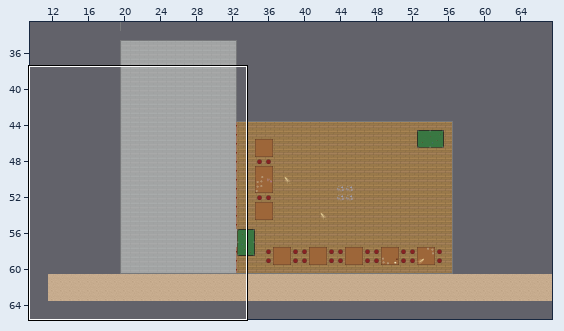
Two versions of a level (Tiled map, core/assets/maps/Boss Level 1.tmx). The picture above shows the old version from afar; the outline marks the close-up.
Close-up. As it was:
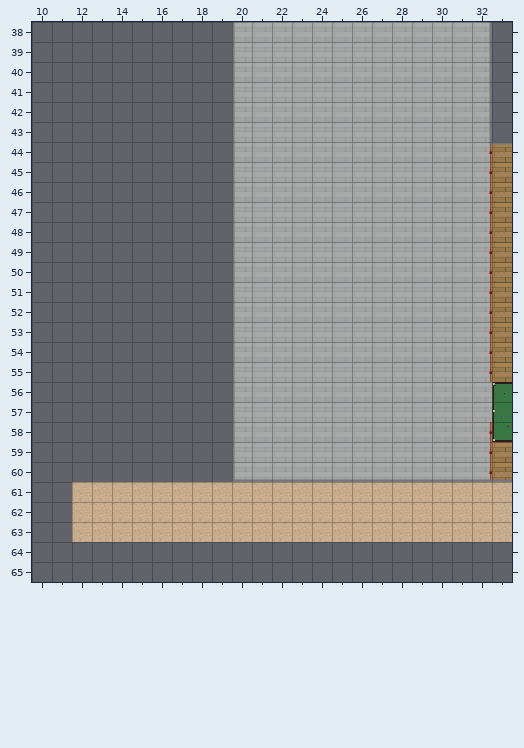
Cells are 32x32 px. Shown: x 10..33, y 38..65. The commit also changed other parts of the map, which this record leaves out.
After:
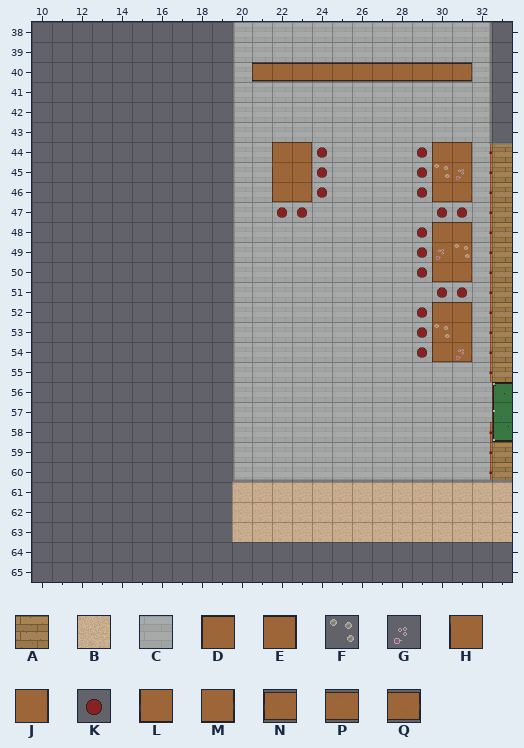
Key: from "finaltileset": A 8, B 54, C 57, D 322, E 324, F 336, G 337, H 345, J 347, K 358, L 368, M 370, N 381, P 382, Q 383.
_ is an empty cell.
The exact change:
Layer "Background":
Tile C gives way to one hidden under a higher layer in row 44 at x 22 to 23 and 30 to 31; in row 46 at x 22 to 23 and 30 to 31; in row 48 at x 30 to 31; in row 50 at x 30 to 31; in row 52 at x 30 to 31; in row 54 at x 30 to 31.
Tile A replaces tile C in row 45 at x 22 to 23 and 30 to 31; in row 49 at x 30 to 31; in row 53 at x 30 to 31.
Tile N replaces tile C in row 40 at x 21.
Tile P replaces tile C in row 40 at x 22 to 30.
Tile Q replaces tile C in row 40 at x 31.
The edit erases tile B in rows 61 to 63 at x 12 to 19.
Layer "Foreground":
Tile D is added in row 44 at x 22 and 30; in row 48 at x 30; in row 52 at x 30.
Tile E is added in row 44 at x 23 and 31; in row 48 at x 31; in row 52 at x 31.
Tile H is added in row 45 at x 22 and 30; in row 49 at x 30; in row 53 at x 30.
Tile J is added in row 45 at x 23 and 31; in row 49 at x 31; in row 53 at x 31.
Tile K is added in rows 44 to 46 at x 24 and 29; in row 47 at x 22 to 23 and 30 to 31; in rows 48 to 50 at x 29; in row 51 at x 30 to 31; in rows 52 to 54 at x 29.
Tile L is added in row 46 at x 22 and 30; in row 50 at x 30; in row 54 at x 30.
Tile M is added in row 46 at x 23 and 31; in row 50 at x 31; in row 54 at x 31.
Layer "Foreground2":
Tile F is added in row 45 at x 30; in row 49 at x 31; in row 53 at x 30.
Tile G is added in row 45 at x 31; in row 49 at x 30; in row 54 at x 31.
